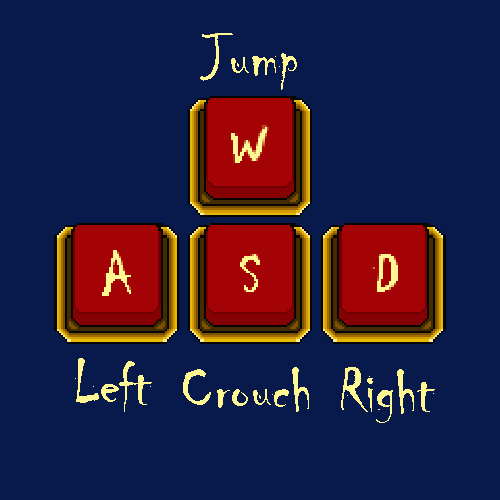
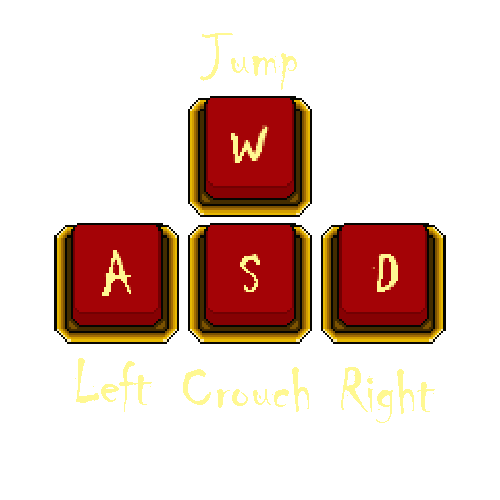
Two versions of the same layered image (w=500, h=500). Layer-by-layer changes:
hid "Layer 0" over [0, 0, 500, 500]
